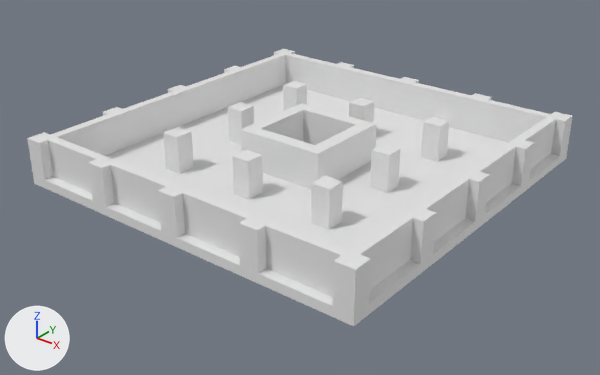
The FBX model Assets/Art/Models/Stage/Stage_Building_HighRiseA_Ground_01.fbx, before and after one commit.
The view is the same before and after, from a camera (50 mm lens) standing at (39.4, -50.5, 29.4) and looking at (0.3, -1.6, -0.9). The lights are fixed; the arrows at lower left show +X, +Y and +Z. The picture after the commit comes second. Where no turn or scale is listed for an object, it has been applied to the vertices.

Names of what the first picture shows: 'Stage_Building_HighRiseA_Ground_01_Concrete', 'Stage_Building_HighRiseA_Ground_01_Glass', 'Stage_Building_HighRiseA_Ground_01_Rebar'.
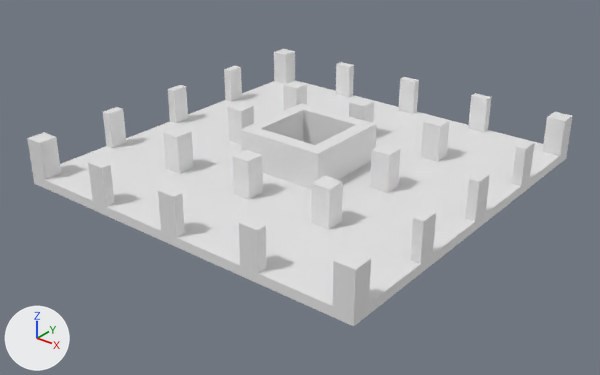
Diff of the bpy script that builds the scene:
```diff
--- a/Assets/Art/Models/Stage/Stage_Building_HighRiseA_Ground_01.fbx.py
+++ b/Assets/Art/Models/Stage/Stage_Building_HighRiseA_Ground_01.fbx.py
@@ ob_stage_building_highrisea_ground_01_glass @@
-ob_stage_building_highrisea_ground_01_glass = bpy.data.objects.new('Stage_Building_HighRiseA_Ground_01_Glass', me_stage_building_highrisea_ground_01_glass)
-ob_stage_building_highrisea_ground_01_glass.location = (0.0, 0.0, 0.0)
```

Location of each change, [x1, y1, x2, y2] in pixels of the pictures (600 x 375 px):
'Stage_Building_HighRiseA_Ground_01_Glass', deleted
    before: [48, 53, 556, 297]
